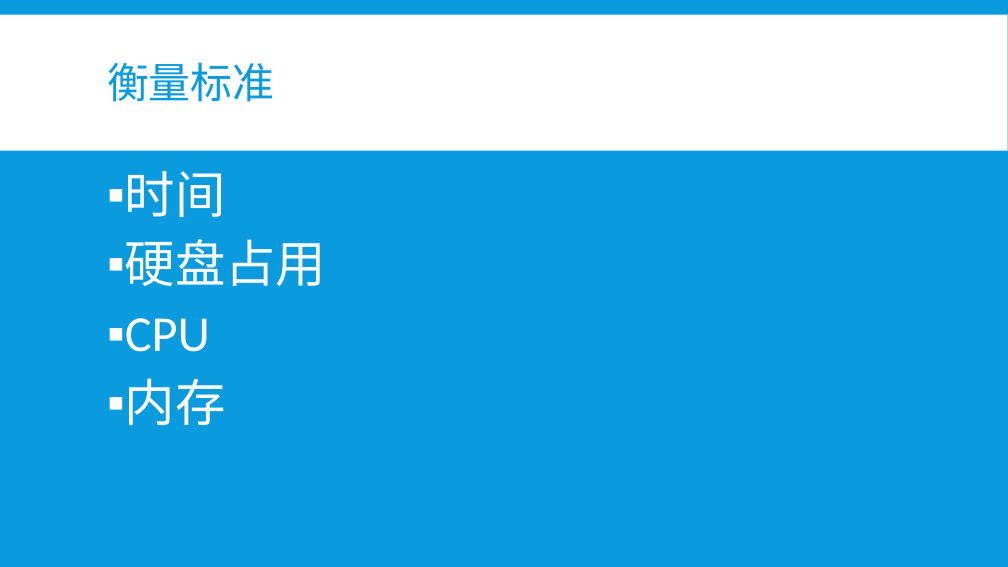
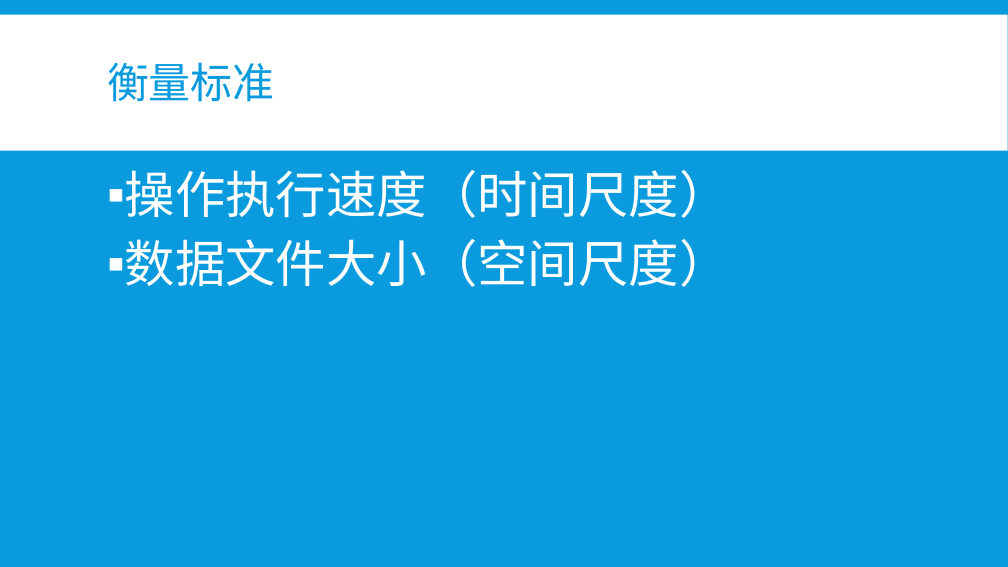
Before and after one commit to b4ubles/PCBNS, a slide deck: slide 8 of doc/NoSQL vs SQL.pptx. Drawn at 1008x567 pixels with LibreOffice and Linux fonts; fonts in the diff are those of the drawing. Boxes give left, top, right and bottom in pixels: in the first picture for what was removed or moved away, otherwise in the second. Text is boxed around its words. In the diff, an @@ line names an element or a change of style, - is before the commit and + after.

```diff
--- a/doc/NoSQL vs SQL.pptx
+++ b/doc/NoSQL vs SQL.pptx
@@ text at [125,170,730,287]: text changed @@
-▪ 时间
-▪ 硬盘占用
-▪ CPU
-▪ 内存
+▪ 操作执行速度（时间尺度）
+▪ 数据文件大小（空间尺度）
```
Also in this commit, not shown: 13 other slides changed, 6 slides added, 5 slides removed.
